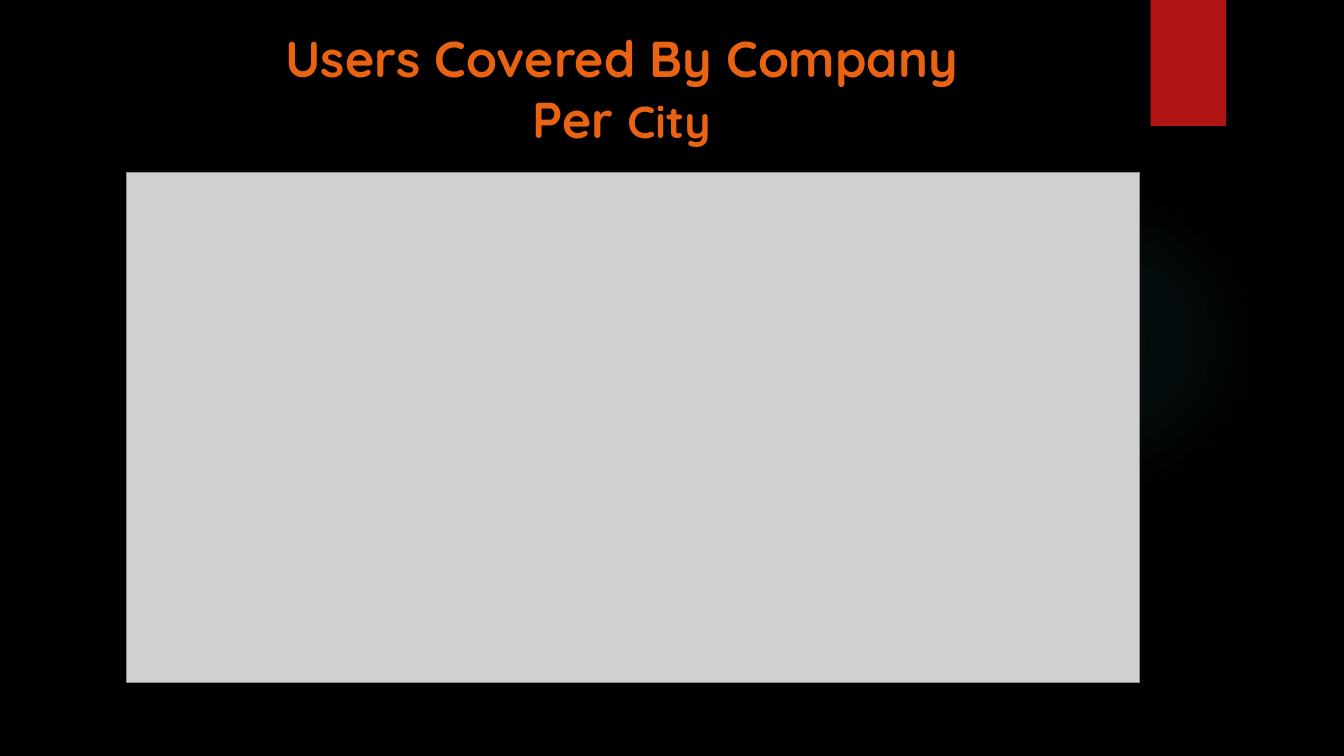
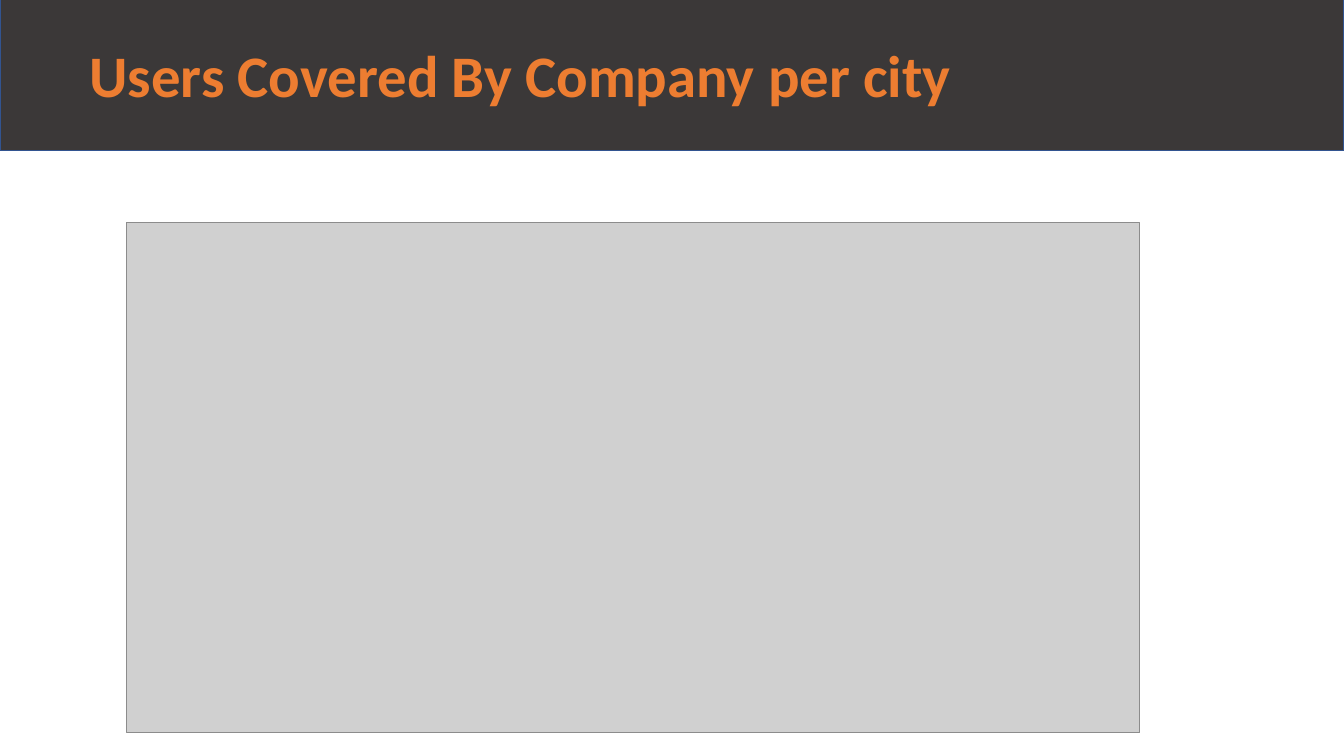
Before and after one commit to m-odeh/G2M-Data-Glacier-Internship-, a slide deck: slide 10 of G2M_Case_Study_ Final .pptx. Drawn at 1344x756 pixels with LibreOffice and Linux fonts; fonts in the diff are those of the drawing; grey boxes stand for pictures; background and template pictures are left out. Boxes give left, top, right and bottom in pixels: in the first picture for what was removed or moved away, otherwise in the second. Text is boxed around its words. In the diff, an @@ line names an element or a change of style, - is before the commit and + after.

```diff
--- a/G2M_Case_Study_ Final .pptx
+++ b/G2M_Case_Study_ Final .pptx
@@ background picture (left out) to #FFFFFF @@
@@ rectangle "Users Covered By Company per ...": place and size @@
-rectangle "Users Covered By Company per ..." at [285,39,957,147]
+rectangle "Users Covered By Company per ..." at [0,0,1344,150]
@@ rectangle "Users Covered By Company per ..." at [0,0,1344,150]: vertical alignment top to middle; fill none to #3B3838; outline none to #325491 1 pt @@
@@ rectangle removed at [1150,0,1226,126] @@
@@ text in rectangle at [90,55,950,107]: text changed; size 36 to 42 pt; font Quicksand to Calibri; text colour #EA6312 to #ED7D31 @@
-Users Covered By Company
-Per City
+Users Covered By Company per city
@@ rectangle added at [778,151,860,187], fill #FFFFFF, outline #FFFFFF 1 pt @@
@@ ellipse removed at [949,185,1259,495] @@
@@ picture: place and size @@
-picture at [127,172,1140,683]
+picture at [127,223,1140,733]
```
Also in this commit, not shown: 11 other slides changed.
